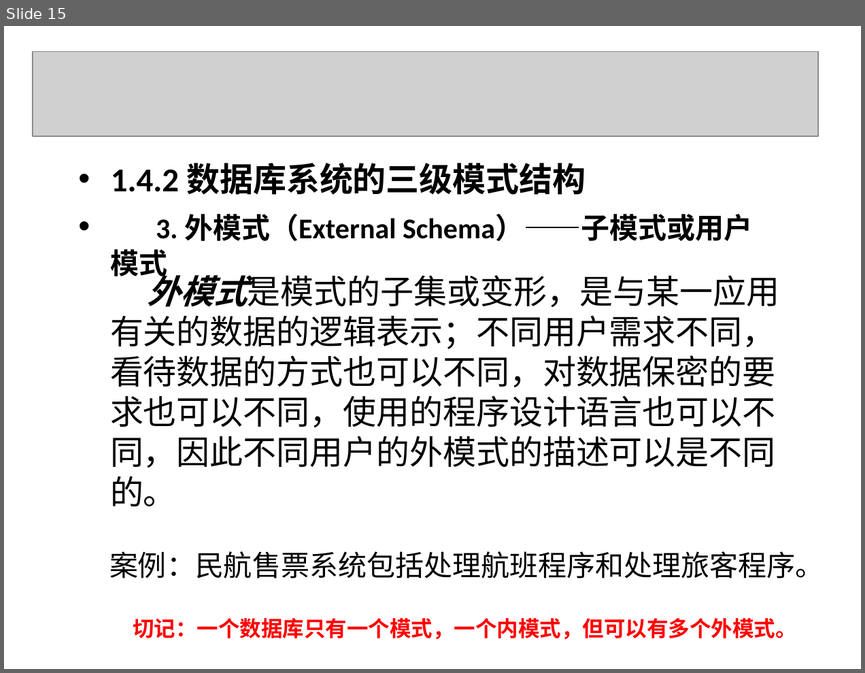
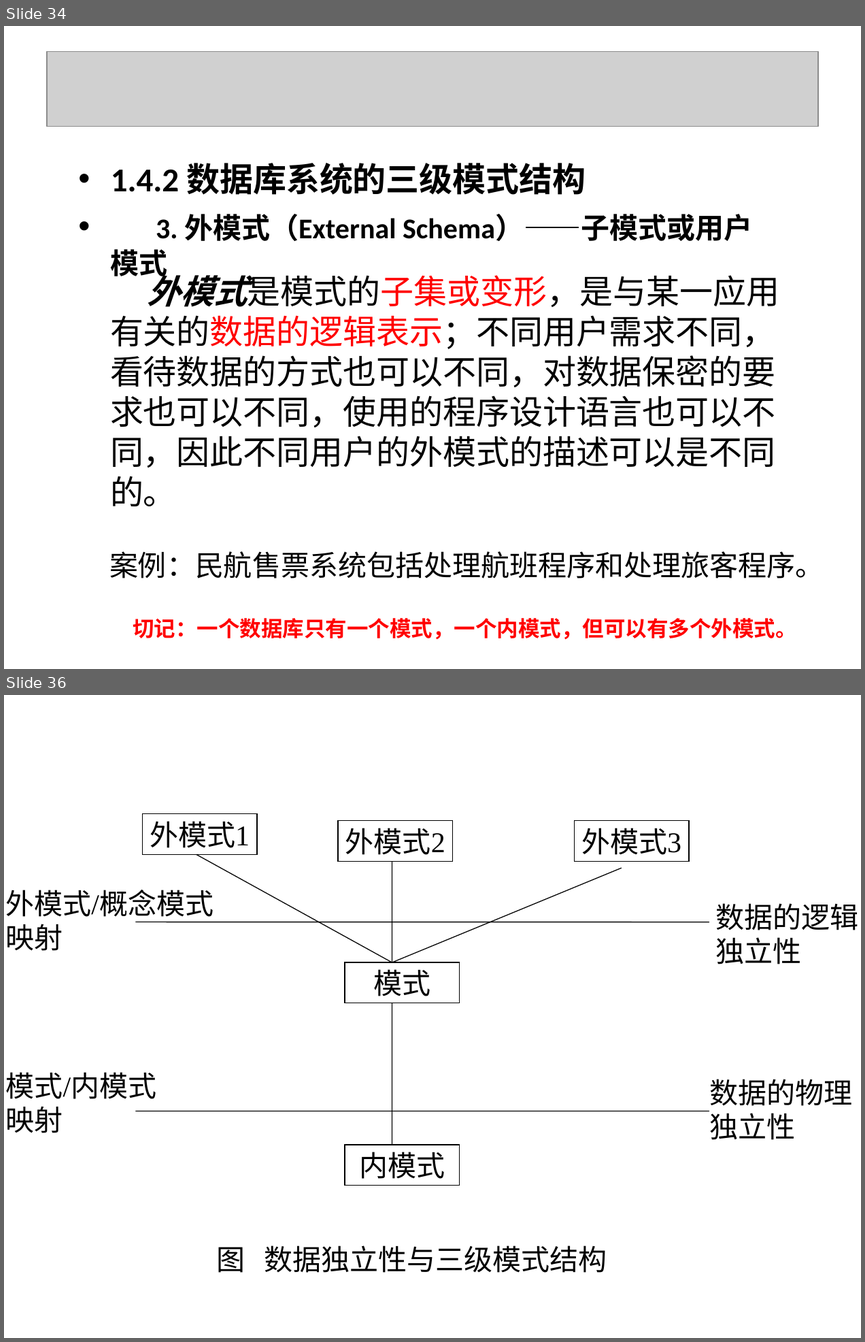
Before and after one commit to yuqingmao2019/MyWorkSpace, a slide deck: 数据库ppt/第1章.ppt. Shown one above the other, each under a label of ours: slide 15 before the commit, slides 34 and 36 after it; the slides between them are not shown. The pictures are 865x673 and 865x1342 pixels, drawn with LibreOffice and Linux fonts; fonts in the diff are those of the drawing; grey boxes stand for pictures; background and template pictures are left out. Boxes give left, top, right and bottom in pixels: in the first picture for what was removed or moved away, otherwise in the second. Text is boxed around its words. In the diff, an @@ line names an element or a change of style, - is before the commit and + after.

Commit message:
增加一些数据库笔记

```diff
--- a/数据库ppt/第1章.ppt
+++ b/数据库ppt/第1章.ppt
@@ slide 36 added at [4, 695, 861, 1338], background picture (left out) @@
@@ rectangle added at [142, 814, 257, 854], outline #000000 0.74 pt, 24 pt, text #000000 @@
+外模式1
@@ rectangle added at [338, 821, 453, 861], outline #000000 0.74 pt, 24 pt, text #000000 @@
+外模式2
@@ rectangle added at [574, 821, 689, 861], outline #000000 0.74 pt, 24 pt, text #000000 @@
+外模式3
@@ line added from (196, 854) to (392, 962), #000000 0.74 pt @@
@@ line added from (392, 861) to (392, 962), #000000 0.74 pt @@
@@ line added from (621, 868) to (392, 962), #000000 0.74 pt @@
@@ text added at [5, 889, 213, 951], 24 pt, text #000000 @@
+外模式/概念模式
+映射
@@ text added at [716, 903, 859, 964], 24 pt, text #000000 @@
+数据的逻辑
+独立性
@@ line added from (135, 922) to (709, 922), #000000 0.74 pt @@
@@ rectangle added at [345, 962, 460, 1002], outline #000000 0.74 pt, 24 pt, text #000000 @@
+模式
@@ line added from (392, 1002) to (392, 1145), #000000 0.74 pt @@
@@ text added at [6, 1072, 157, 1133], 24 pt, text #000000 @@
+模式/内模式
+映射
@@ text added at [709, 1079, 852, 1140], 24 pt, text #000000 @@
+数据的物理
+独立性
@@ line added from (135, 1110) to (709, 1110), #000000 0.74 pt @@
@@ rectangle added at [345, 1145, 460, 1185], outline #000000 0.74 pt, 24 pt, text #000000 @@
+内模式
@@ text added at [216, 1245, 607, 1272], 24 pt, text #000000 @@
+图 数据独立性与三级模式结构
@@ what was slide 15 is now slide 34 @@
@@ slide 34 changed as well @@
@@ picture: place and size @@
-picture at [33, 52, 818, 137]
+picture at [47, 52, 818, 126]
@@ text "外模式是模式的子集或变形，是与某一应用有关的数据的逻辑表示；不同用户需求不同，看待数据的方式也可以不同，对数据保密的要求 ..." at [110, 268, 780, 506]: text colour #000000 to #FF0000 in "外模式是模式的子集或变形，是与某一应用有关的数据的逻辑表示；不同用户需求不同，看待数据的方式也可以不同，对数据保密的要求 ..." @@
```
Also in this commit, not shown: 84 other slides changed, 50 other slides added, 36 slides removed, 7 other files.
